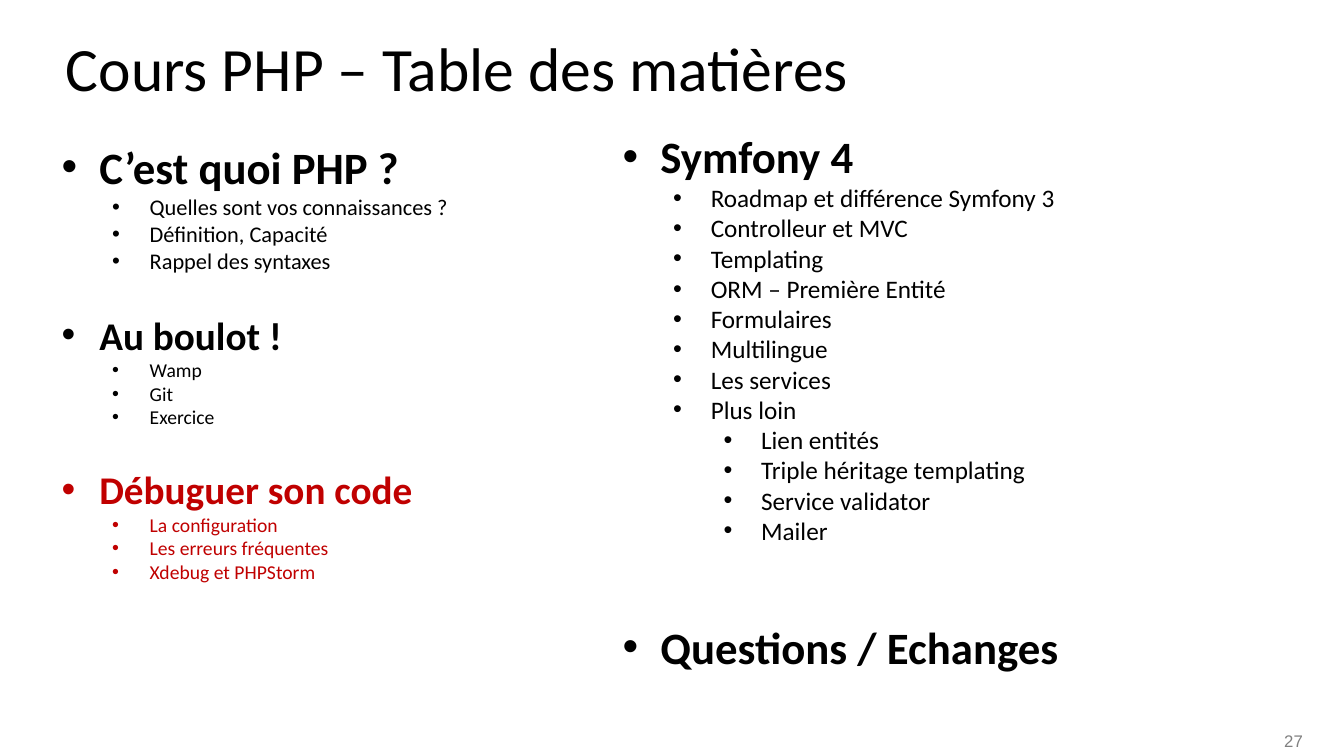
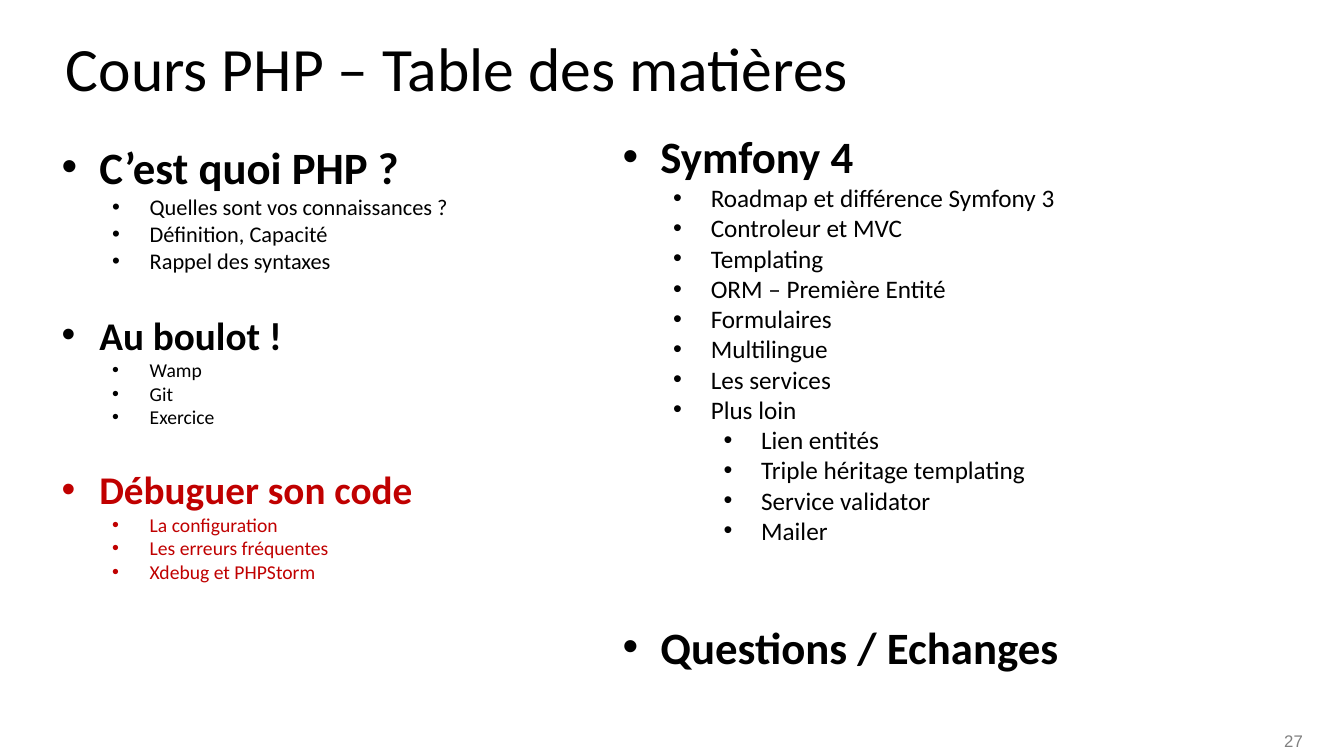
Before and after one commit to drupestre/phpudev, a slide deck: slide 27 of php_v0.1.pptx. Drawn at 1344x756 pixels with LibreOffice and Linux fonts; fonts in the diff are those of the drawing; background and template pictures are left out. Boxes give left, top, right and bottom in pixels: in the first picture for what was removed or moved away, otherwise in the second. Text is boxed around its words. In the diff, an @@ line names an element or a change of style, - is before the commit and + after.

Commit message:
Fix typos and add PSR slide

```diff
--- a/php_v0.1.pptx
+++ b/php_v0.1.pptx
@@ text at (x1=711, y1=219, x2=902, y2=237): text changed @@
-  • Controlleur et MVC
+  • Controleur et MVC
```
Also in this commit, not shown: 28 other slides changed, 2 slides added.
